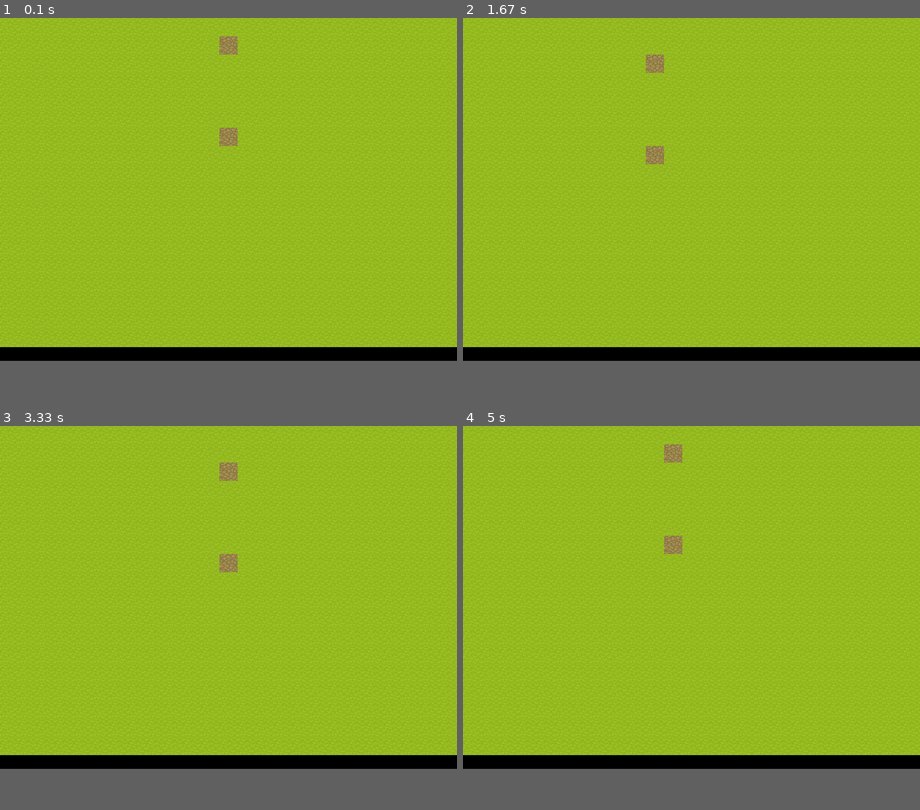
Above: before the commit, frames 1-4 (two rows, left to right).
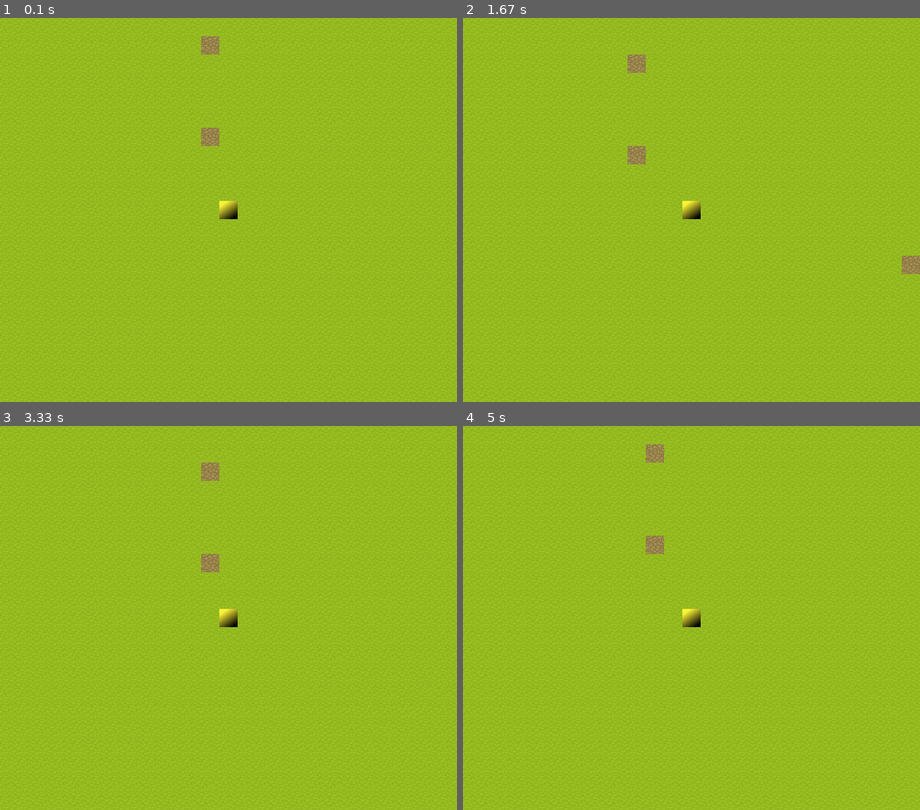
Above: after the commit, the same moments.

Repository: RoranBlackfire/pyGameDev
Game: pygame game, started from main.py
The game is run twice, just before and just after one commit, with the same random seed, the same clock (stepped at 60 frames per second) and the same inputs.
Inputs:
- Up to frame 1 (0.1 s): no input
- Up to frame 2 (1.67 s): hold Right 0.33-0.8 s; hold Up 0.83-1.13 s; hold Right 1.17-1.63 s
- Up to frame 3 (3.33 s): hold Left 1.67-2.2 s; hold Down 2.23-2.53 s; hold Left 2.57-2.97 s; hold Up from 3 s (still down)
- Up to frame 4 (5 s): release Up at 3.37 s; hold Right 3.4-4.03 s; hold Down 4.07-4.43 s; hold Left 4.47-4.93 s; hold Right from 4.97 s (still down)
In our replay, the window is 800x600 before the commit and 800x672 after it. These sizes can differ from the game's own. Grey fills any space a smaller window leaves; there, only what the larger window draws over its background counts as a difference.

The runs differ from the first frame. In frame 1, 4.5% of the frame differs, in the area x 0-100%, y 4-90%; in frame 2, 4.7%, in the area x 0-100%, y 9-90%; in frame 3, 4.5%; in frame 4, 4.5%.

Commit message:
fixed the map math logic usig awesome constants and normalisation

Diff:
--- a/constants.py
+++ b/constants.py
@@ -1,4 +1,4 @@
 CONST_SPRITE_SIZE = (32, 32)
-CONST_WINDOW_SIZE = (800, 600)
+CONST_WINDOW_SIZE = (800, 672)
 CONST_MAP_SIZE = (200, 200)
-CONST_VIEWPORT_SIZE = (25, 19)
+CONST_VIEWPORT_SIZE = (25, 21)
--- a/entity.py
+++ b/entity.py
@@ -6,6 +6,10 @@
     def __init__(self, x, y, elev=0):
         self.x = x
         self.y = y
+        self.elev = elev
+
+    def __init__(self, pos, elev=0):
+        self.x, self.y = pos
         self.elev = elev
 
     def __add__(self, other):
@@ -23,8 +27,8 @@
 
 class  Stat:
     def __init__(self, hlt, nrg):
-        self.hlt = 100  # default health
-        self.nrg = 100  # defualt energy
+        self.hlt = hlt  # default health
+        self.nrg = nrg  # defualt energy
 
     #def rip(self, hlt):
      #   if(self.hlt < 0)
@@ -38,12 +42,12 @@
         self.pos = pos
         self.sprite = sprite
 
-    def move(self, key):
-        if (key == pg.K_LEFT):
-            self.pos -= (1, 0)
-        elif (key == pg.K_RIGHT):
-            self.pos += (1, 0)
-        elif (key == pg.K_UP):
-            self.pos -= (1, 0)
-        elif (key == pg.K_DOWN):
-            self.pos -= (1, 0)
+    # def move(self, key):
+    #     if (key == pg.K_LEFT):
+    #         self.pos -= (1, 0)
+    #     elif (key == pg.K_RIGHT):
+    #         self.pos += (1, 0)
+    #     elif (key == pg.K_UP):
+    #         self.pos -= (1, 0)
+    #     elif (key == pg.K_DOWN):
+    #         self.pos -= (1, 0)
--- a/main.py
+++ b/main.py
@@ -22,6 +22,10 @@
 screen = pg.display.set_mode(const.CONST_WINDOW_SIZE)
 pg.display.set_caption("Prototyping")
 playersheet = pg.image.load("res/Male/Male 01-1.png").convert_alpha()
+selec = pg.image.load("res/misc/selector.png")
+selecsurf = pg.Surface(const.CONST_SPRITE_SIZE).convert_alpha()
+selecsurf.blit(selec, (0, 0))
+selecsurf.convert_alpha()
 mapsheet = pg.image.load("res/Map/maptileset.png").convert_alpha()
 gmap = np.ndarray(const.CONST_MAP_SIZE, dtype=int)
 gmap.fill(0)
@@ -31,6 +35,9 @@
 
 m = map.Map(mapsheet, gmap, const.CONST_WINDOW_SIZE)
 pos = (50, 50)
+selector = ent.Entity(ent.Coord(pos), selecsurf)
+
+sprlist = [selector]
 
 while True:
     for event in pg.event.get():
@@ -54,8 +61,10 @@
     if(pos[1] >= 200):
         pos = pos[0], 199
 
+    sprlist[0].pos = ent.Coord(pos)
+
     viewport = m.drawSurroundings(pos)
 
     screen.fill((0, 0, 0))
-    screen.blit(viewport, (0, 0))
+    screen.blit(m.drawEntities(viewport, sprlist), (0, 0))
     pg.display.flip()
--- a/map.py
+++ b/map.py
@@ -13,18 +13,18 @@
         self.viewfoc = (0, 0)
 
     def drawSurroundings(self, pos):
-        if(pos[0] >= self.map.shape[0] - const.CONST_VIEWPORT_SIZE[0]/2):
-            pos = self.map.shape[0] - const.CONST_VIEWPORT_SIZE[0]/2, pos[1]
-        elif(pos[0] <= const.CONST_VIEWPORT_SIZE[0]/2):
-            pos = const.CONST_VIEWPORT_SIZE[0]/2, pos[1]
+        if(pos[0] >= self.map.shape[0] - (const.CONST_VIEWPORT_SIZE[0]/2 - 1)):
+            pos = self.map.shape[0] - (const.CONST_VIEWPORT_SIZE[0]/2 - 1), pos[1]
+        elif(pos[0] <= (const.CONST_VIEWPORT_SIZE[0]/2 - 1)):
+            pos = (const.CONST_VIEWPORT_SIZE[0]/2 - 1), pos[1]
 
-        if(pos[1] >= self.map.shape[1] - const.CONST_VIEWPORT_SIZE[1]/2):
-            pos = pos[0], self.map.shape[1] - const.CONST_VIEWPORT_SIZE[1]/2
-        elif(pos[1] <= const.CONST_VIEWPORT_SIZE[1]/2):
-            pos = pos[0], const.CONST_VIEWPORT_SIZE[1]/2
+        if(pos[1] >= self.map.shape[1] - (const.CONST_VIEWPORT_SIZE[1]/2 - 1)):
+            pos = pos[0], self.map.shape[1] - (const.CONST_VIEWPORT_SIZE[1]/2 - 1)
+        elif(pos[1] <= (const.CONST_VIEWPORT_SIZE[1]/2 - 1)):
+            pos = pos[0], (const.CONST_VIEWPORT_SIZE[1]/2 - 1)
 
         # pos = int((pos[0] - ((self.view[0]/2)%32))/32), int((pos[1] - ((self.view[1]/2)%32))/32)
-        pos = int(pos[0] - const.CONST_VIEWPORT_SIZE[0]/2), int(pos[1] - const.CONST_VIEWPORT_SIZE[1]/2)
+        pos = int(pos[0] - const.CONST_VIEWPORT_SIZE[0]/2 + 1), int(pos[1] - const.CONST_VIEWPORT_SIZE[1]/2 + 1)
 
         self.viewfoc = pos
 
@@ -46,10 +46,12 @@
 
         return viewport
 
-    # def drawEntities(self, viewport, entlist):
-    #     for i in entlist:
-    #         x, y = i.pos.x - self.viewfoc, i.pos.y - self.viewfoc
-    #         if(x < )
-    #         viewport.blit(i.sprite, (i.pos.x - self.viewfoc[0], i.pos.y - self.viewfoc))
+    def drawEntities(self, viewport, entlist):
+        for i in entlist:
+            (x, y) = (i.pos.x - self.viewfoc[0], i.pos.y - self.viewfoc[1])
+            print(x, y)
+            print(i.pos.x, i.pos.y)
+            if(x < const.CONST_VIEWPORT_SIZE[0] and y < const.CONST_VIEWPORT_SIZE[1] and x >= 0 and y >= 0):
+                viewport.blit(i.sprite, ((i.pos.x - self.viewfoc[0])*32, (i.pos.y - self.viewfoc[1])*32))
 
-    #     return viewport
+        return viewport
Binary file added: res/misc/selector.png
